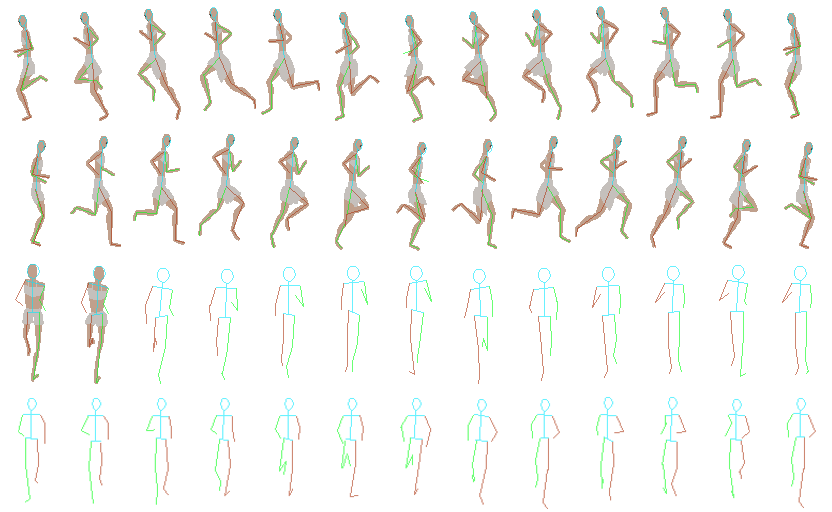
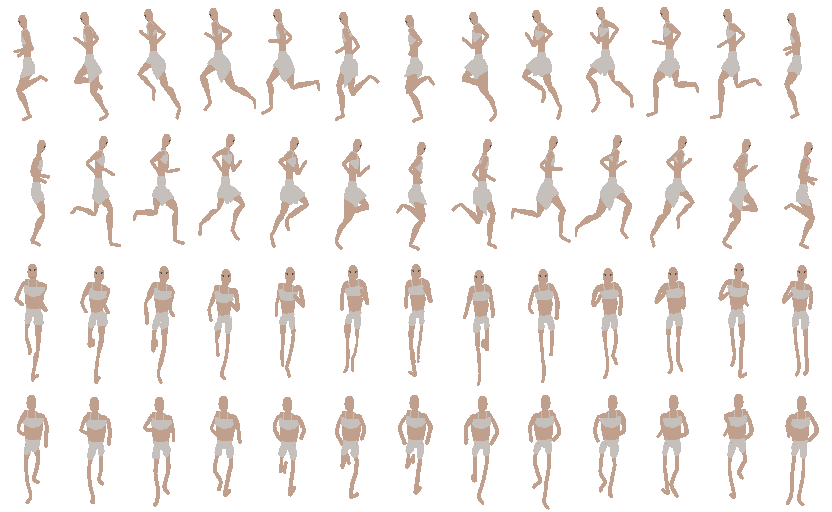
Before/after of a w=832, h=512 layered artwork. What changed in the layer stack:
hid "Background", painted on it over [14, 6, 819, 510]
painted on "side left Merged" over [15, 6, 817, 249]
painted on "side mid Merged" over [14, 6, 817, 384]
painted on "side right Merged" over [14, 6, 817, 320]
painted on "front front" over [14, 263, 819, 510]
renamed "front mid" to "front mid Merged", painted on it over [14, 192, 819, 510]
moved "front back" below "front mid Merged", painted on it over [14, 192, 819, 510]
